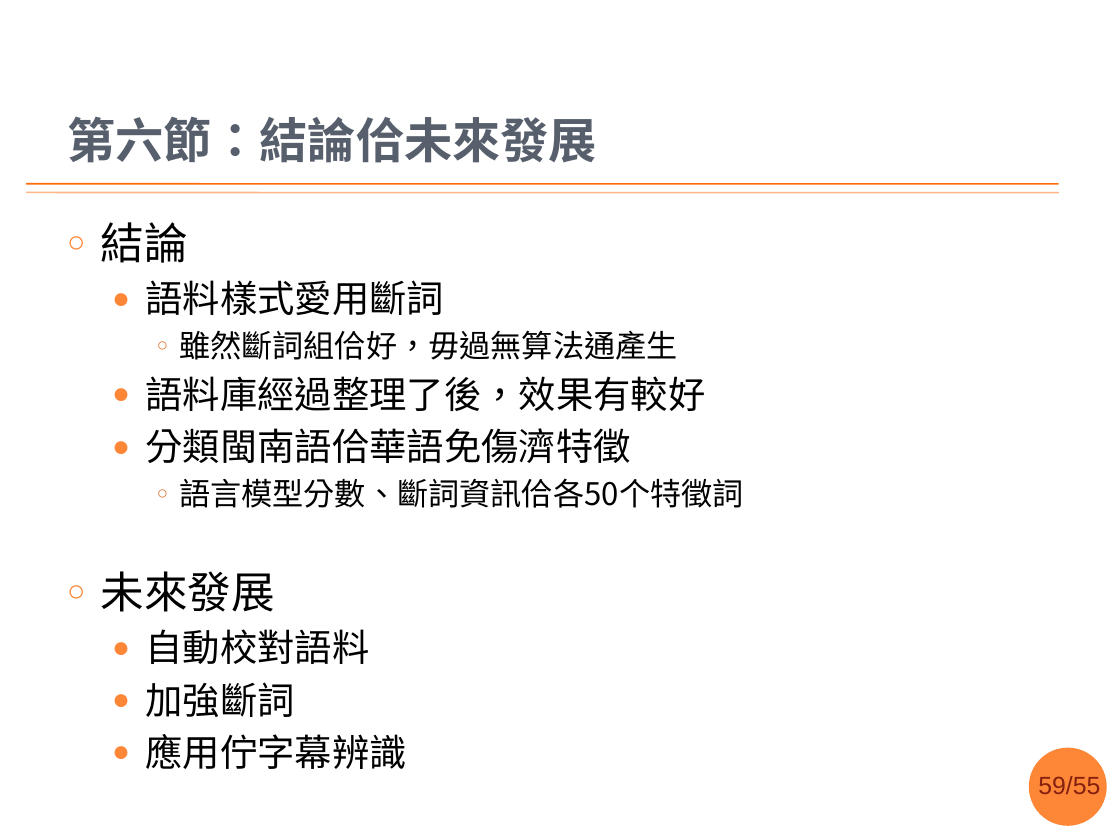
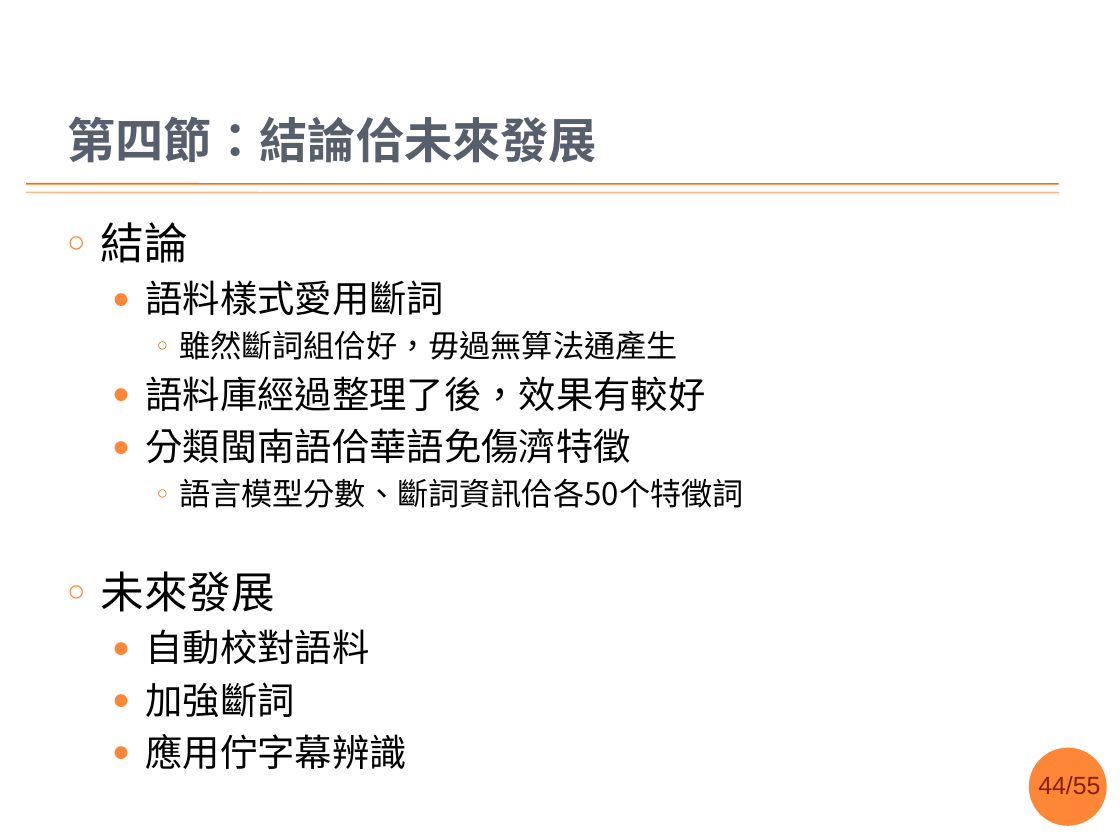
Before and after one commit to sih4sing5hong5/po3-ko3_tau5-iann2-phinn3, a slide deck: slide 44 of 翻譯報告.pptx (slide 59 before the commit). Drawn at 1120x840 pixels with LibreOffice and Linux fonts; fonts in the diff are those of the drawing; background and template pictures are left out. Boxes give left, top, right and bottom in pixels: in the first picture for what was removed or moved away, otherwise in the second. Text is boxed around its words. In the diff, an @@ line names an element or a change of style, - is before the commit and + after.

```diff
--- a/翻譯報告.pptx
+++ b/翻譯報告.pptx
@@ title at <box>67,117,597,163</box>: text changed @@
-第六節：結論佮未來發展
+第四節：結論佮未來發展
@@ page number at <box>1038,776,1100,794</box>: text changed @@
-59/55
+44/55
```
Also in this commit, not shown: 9 other slides changed, 1 slide removed.
